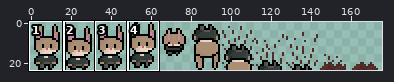
Two versions of one sprite sheet, Sprites/Player/ExitBurrowAnimation.png. The first picture is a wide view before the edit; the outline marks the close-up.
Close-up. Earlier state:
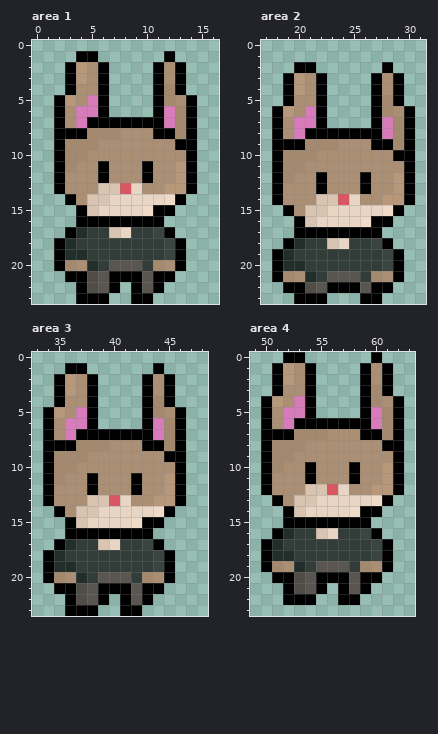
The file is 176x24 pixels. Shown: area 1: x 0..16, y 0..23; area 2: x 17..31, y 0..23; area 3: x 33..48, y 0..23; area 4: x 49..63, y 0..23. The commit also changed other parts of the picture, which this record leaves out.
After the commit:
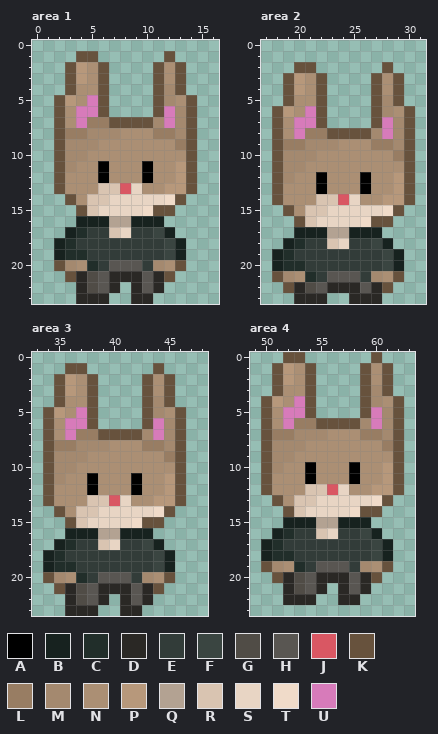
Palette (. is transparent): A #000000  B #17221f  C #212e2a  D #2a2825  E #323c39  F #3a4541  G #504c46  H #595652  J #d95763  K #67523d  L #987d63  M #a4896f  N #ab8f74  P #b7987b  Q #b3a292  R #d9c4b1  S #e8d5c4  T #f0dbc9  U #d77bba
The exact change:
Area 1:
Colour A gives way to colour B in row 16 at x 4 to 6 and 9 to 11; in row 17 at x 3 and 12; in rows 18 to 19 at x 2 and 13.
Colour A gives way to colour D in row 21 at x 4, 7 to 9 and 11; in row 22 at x 4, 7, 9 and 11; in row 23 at x 4 to 6 and 9 to 10.
Colour A gives way to colour K in row 1 at x 4 to 5 and 12; in rows 2 to 4 at x 3, 6, 11 and 13; in rows 5 to 6 at x 2, 6, 11 and 14; in row 7 at x 2, 7 to 10 and 14; in rows 8 to 13 at x 2 and 14; in row 14 at x 3 and 13.
Colour A gives way to colour K in row 15 at x 4 and 11 to 12; in row 20 at x 2 and 13; in row 21 at x 3 and 12.
Colour A gives way to colour L in row 7 at x 5 to 6; in row 8 at x 3 to 4 and 11 to 12; in row 9 at x 13.
Colour A gives way to colour M in row 7 at x 11.
Colour A gives way to colour Q in row 16 at x 7 to 8.
Area 2:
Colour A gives way to colour B in row 17 at x 20 to 22 and 25 to 27; in row 18 at x 19 and 28; in rows 19 to 20 at x 18 and 29.
The edit adds colour D in row 23 at x 25.
Colour A gives way to colour D in row 22 at x 20, 23 to 25 and 27; in row 23 at x 20 to 22 and 26 to 27.
Colour A gives way to colour K in row 2 at x 20 to 21 and 28; in rows 3 to 5 at x 19, 22, 27 and 29; in rows 6 to 7 at x 18, 22, 27 and 30; in row 8 at x 18, 23 to 26 and 30; in rows 9 to 14 at x 18 and 30; in row 15 at x 19 and 29.
Colour A gives way to colour K in row 16 at x 20 and 27 to 28; in row 21 at x 18 and 29; in row 22 at x 19 and 28.
Colour A gives way to colour L in row 8 at x 21 to 22; in row 9 at x 19 to 20 and 27 to 28; in row 10 at x 29.
Colour A gives way to colour M in row 8 at x 27.
Colour A gives way to colour Q in row 17 at x 23 to 24.
Area 3:
Colour A gives way to colour B in row 16 at x 36 to 38 and 41 to 43; in row 17 at x 35 and 44; in rows 18 to 19 at x 34 and 45.
Colour A gives way to colour D in row 21 at x 36, 39 to 41 and 43; in row 22 at x 36, 39, 41 and 43; in row 23 at x 36 to 38 and 41 to 42.
Colour A gives way to colour K in row 1 at x 36 to 37 and 44; in rows 2 to 4 at x 35, 38, 43 and 45; in rows 5 to 6 at x 34, 38, 43 and 46; in row 7 at x 34, 39 to 42 and 46; in rows 8 to 13 at x 34 and 46; in row 14 at x 35 and 45.
Colour A gives way to colour K in row 15 at x 36 and 43 to 44; in row 20 at x 34 and 45; in row 21 at x 35 and 44.
Colour A gives way to colour L in row 7 at x 37 to 38; in row 8 at x 35 to 36 and 43 to 44; in row 9 at x 45.
Colour A gives way to colour M in row 7 at x 43.
Colour A gives way to colour Q in row 16 at x 39 to 40.
Area 4:
Colour A gives way to colour B in row 15 at x 52 to 54 and 57 to 59; in row 16 at x 51 and 60; in rows 17 to 18 at x 50 and 61.
Colour A gives way to colour D in row 20 at x 52, 55 to 57 and 59; in row 21 at x 52, 55, 57 and 59; in row 22 at x 52 to 54 and 57 to 58.
Colour A gives way to colour K in row 0 at x 52 to 53 and 60; in rows 1 to 3 at x 51, 54, 59 and 61; in rows 4 to 5 at x 50, 54, 59 and 62; in row 6 at x 50, 55 to 58 and 62; in rows 7 to 12 at x 50 and 62; in row 13 at x 51 and 61.
Colour A gives way to colour K in row 14 at x 52 and 59 to 60; in row 19 at x 50 and 61; in row 20 at x 51 and 60.
Colour A gives way to colour L in row 6 at x 53 to 54; in row 7 at x 51 to 52 and 59 to 60; in row 8 at x 61.
Colour A gives way to colour M in row 6 at x 59.
Colour A gives way to colour Q in row 15 at x 55 to 56.
Pixel boxes of the changes (left, top, right, bottom) in both close-ups:
changed: (54, 51, 197, 304)
changed: (272, 62, 415, 304)
changed: (43, 363, 186, 616)
changed: (261, 352, 404, 605)
